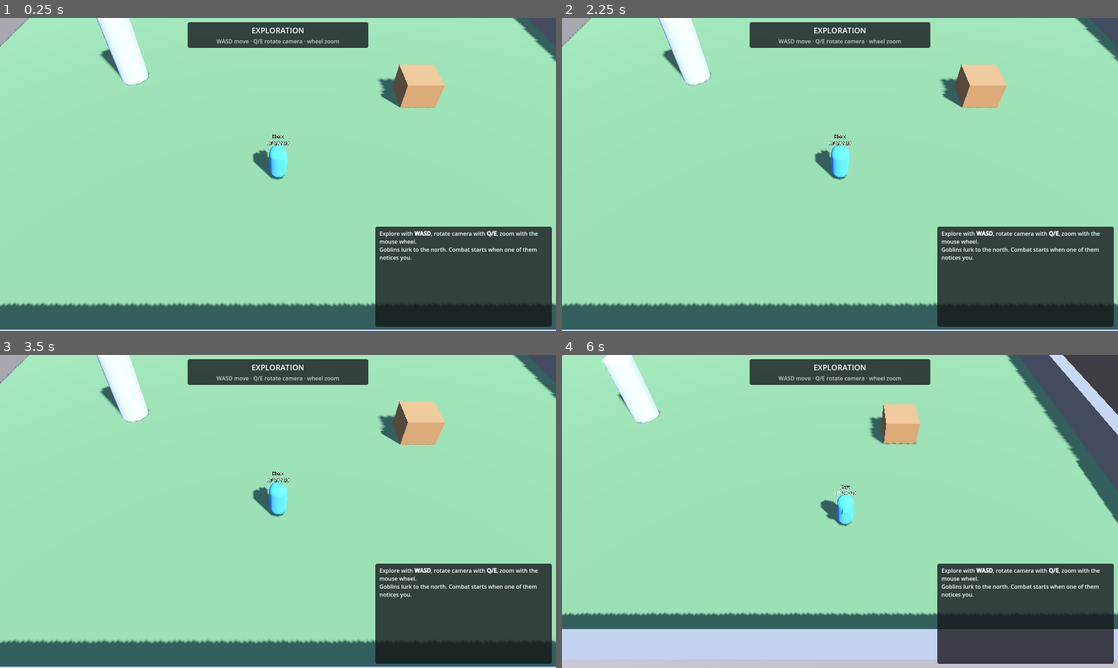
Above: before the commit, frames 1-4 (two rows, left to right).
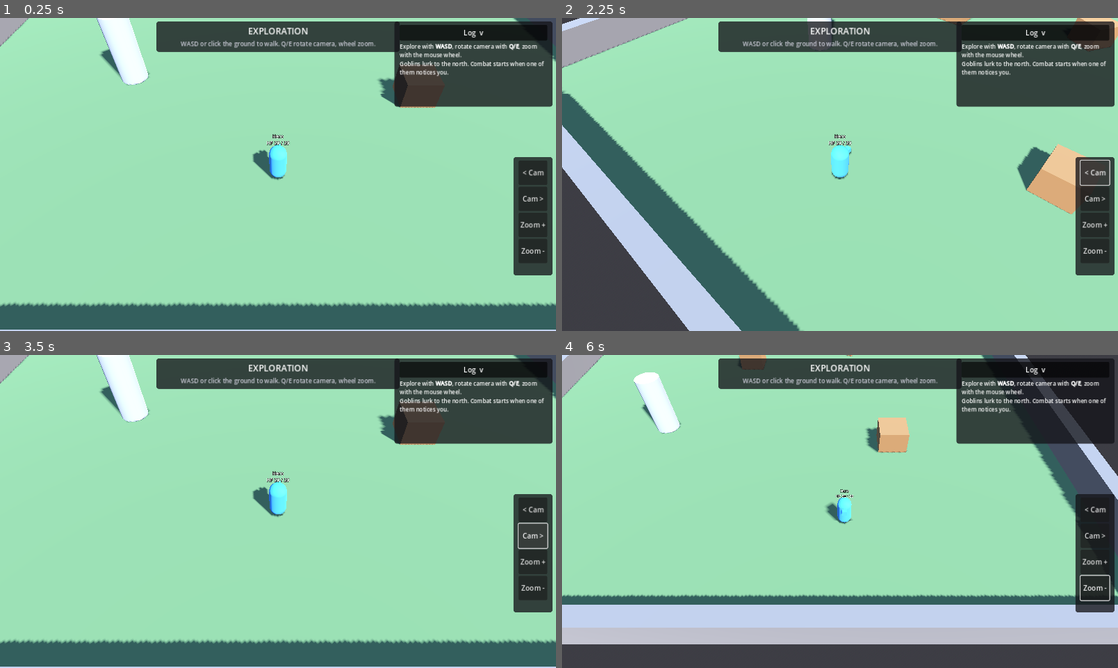
Above: after the commit, the same moments.

Repository: Wuerfelduell/Dnd
Game: Godot game, scene res://scenes/main.tscn
Same seed, same stepped clock (60 frames per second), same inputs: the game is played once before the commit and once after it.
Inputs (mouse positions are in pixels of both pictures, inside the frame that each line leads up to):
- Up to frame 1 (0.25 s): no input
- Up to frame 2 (2.25 s): click (1034, 33) at 0.5 s, where only the run after the commit has a clickable "Log v"; click (1034, 33) at 1.25 s, where only the run after the commit has a clickable "Log >"; click (1095, 171) at 2 s, where only the run after the commit has a clickable "< Cam"
- Up to frame 3 (3.5 s): click (533, 536) at 2.75 s, where only the run after the commit has a clickable "Cam >"
- Up to frame 4 (6 s): click (1095, 561) at 3.5 s, where only the run after the commit has a clickable "Zoom +"; click (1095, 586) at 4.25 s, where only the run after the commit has a clickable "Zoom -"; tap Enter at 5 s; move the mouse to (962, 495) at 5.02 s; hold D (move_right) 5.03-5.78 s; hold Mouse wheel up (camera_zoom_in) 5.03-5.78 s; click (962, 495) at 5.17 s; tap Mouse wheel down (camera_zoom_out) at 5.3, 5.85 s; move the mouse to (728, 527) at 5.77 s; hold S (move_back) from 5.78 s (still down)

The runs differ from the first frame. In frame 1, 21% of the frame differs, in the area x 28-100%, y 1-99%; in frame 2, 45%, in the area x 0-100%, y 0-100%; in frame 3, 21%; in frame 4, 41%.

Commit message:
Add touch controls for playing on a phone
Tap the ground to walk in exploration (navmesh path), on-screen camera
rotate/zoom buttons, restart button on game over, collapsible dice log,
finger-sized action buttons on a 1280x720 canvas that scales to any
screen, landscape orientation and the compatibility renderer on mobile.
Replace symbols missing from Godot's default font with ASCII. Share the
screen raycast between exploration and combat input; extend the autoplay
test with a tap-to-move check.

Co-Authored-By: Claude Fable 5.1 <noreply@anthropic.com>
Claude-Session: https://claude.ai/code/session_01KVzWpT15EJFcrCbiH86Dzm

Diff:
--- a/project.godot
+++ b/project.godot
@@ -23,8 +23,16 @@
 
 [display]
 
-window/size/viewport_width=1600
-window/size/viewport_height=900
+window/size/viewport_width=1280
+window/size/viewport_height=720
+window/stretch/mode="canvas_items"
+window/stretch/aspect="expand"
+window/handheld/orientation=4
+
+[input_devices]
+
+pointing/emulate_touch_from_mouse=false
+pointing/emulate_mouse_from_touch=true
 
 [layer_names]
 
@@ -38,3 +46,5 @@
 [rendering]
 
 renderer/rendering_method="forward_plus"
+renderer/rendering_method.mobile="gl_compatibility"
+textures/vram_compression/import_etc2_astc=true
--- a/scenes/ui/combat_hud.tscn
+++ b/scenes/ui/combat_hud.tscn
@@ -20,10 +20,10 @@
 anchors_preset = 5
 anchor_left = 0.5
 anchor_right = 0.5
-offset_left = -260.0
-offset_top = 12.0
-offset_right = 260.0
-offset_bottom = 70.0
+offset_left = -280.0
+offset_top = 8.0
+offset_right = 280.0
+offset_bottom = 66.0
 grow_horizontal = 2
 theme_override_styles/panel = SubResource("StyleBoxFlat_panel")
 
@@ -33,7 +33,7 @@
 [node name="ModeLabel" type="Label" parent="TopPanel/VBox"]
 unique_name_in_owner = true
 layout_mode = 2
-theme_override_font_sizes/font_size = 22
+theme_override_font_sizes/font_size = 20
 text = "EXPLORATION"
 horizontal_alignment = 1
 
@@ -41,24 +41,95 @@
 unique_name_in_owner = true
 layout_mode = 2
 theme_override_colors/font_color = Color(0.8, 0.8, 0.85, 1)
-text = "WASD move"
+theme_override_font_sizes/font_size = 14
+text = "Tap the ground to walk there."
 horizontal_alignment = 1
 
 [node name="InitiativePanel" type="PanelContainer" parent="."]
 unique_name_in_owner = true
-anchors_preset = 4
+anchors_preset = 0
+offset_left = 8.0
+offset_top = 80.0
+offset_right = 268.0
+offset_bottom = 200.0
+theme_override_styles/panel = SubResource("StyleBoxFlat_panel")
+
+[node name="InitiativeList" type="VBoxContainer" parent="InitiativePanel"]
+unique_name_in_owner = true
+layout_mode = 2
+
+[node name="LogPanel" type="PanelContainer" parent="."]
+anchors_preset = 1
+anchor_left = 1.0
+anchor_right = 1.0
+offset_left = -372.0
+offset_top = 8.0
+offset_right = -8.0
+offset_bottom = 200.0
+grow_horizontal = 0
+theme_override_styles/panel = SubResource("StyleBoxFlat_panel")
+
+[node name="VBox" type="VBoxContainer" parent="LogPanel"]
+layout_mode = 2
+
+[node name="LogToggle" type="Button" parent="LogPanel/VBox"]
+unique_name_in_owner = true
+custom_minimum_size = Vector2(0, 36)
+layout_mode = 2
+toggle_mode = true
+button_pressed = true
+text = "Log  v"
+
+[node name="LogText" type="RichTextLabel" parent="LogPanel/VBox"]
+unique_name_in_owner = true
+custom_minimum_size = Vector2(0, 140)
+layout_mode = 2
+size_flags_vertical = 3
+theme_override_font_sizes/normal_font_size = 13
+theme_override_font_sizes/bold_font_size = 13
+bbcode_enabled = true
+scroll_following = true
+
+[node name="CameraPanel" type="PanelContainer" parent="."]
+anchors_preset = 6
+anchor_left = 1.0
 anchor_top = 0.5
+anchor_right = 1.0
 anchor_bottom = 0.5
-offset_left = 12.0
-offset_top = -120.0
-offset_right = 300.0
-offset_bottom = 120.0
+offset_left = -96.0
+offset_top = -40.0
+offset_right = -8.0
+offset_bottom = 232.0
+grow_horizontal = 0
 grow_vertical = 2
 theme_override_styles/panel = SubResource("StyleBoxFlat_panel")
 
-[node name="InitiativeList" type="VBoxContainer" parent="InitiativePanel"]
-unique_name_in_owner = true
-layout_mode = 2
+[node name="VBox" type="VBoxContainer" parent="CameraPanel"]
+layout_mode = 2
+
+[node name="RotateLeftButton" type="Button" parent="CameraPanel/VBox"]
+unique_name_in_owner = true
+custom_minimum_size = Vector2(64, 56)
+layout_mode = 2
+text = "< Cam"
+
+[node name="RotateRightButton" type="Button" parent="CameraPanel/VBox"]
+unique_name_in_owner = true
+custom_minimum_size = Vector2(64, 56)
+layout_mode = 2
+text = "Cam >"
+
+[node name="ZoomInButton" type="Button" parent="CameraPanel/VBox"]
+unique_name_in_owner = true
+custom_minimum_size = Vector2(64, 56)
+layout_mode = 2
+text = "Zoom +"
+
+[node name="ZoomOutButton" type="Button" parent="CameraPanel/VBox"]
+unique_name_in_owner = true
+custom_minimum_size = Vector2(64, 56)
+layout_mode = 2
+text = "Zoom -"
 
 [node name="ActionPanel" type="PanelContainer" parent="."]
 unique_name_in_owner = true
@@ -67,10 +138,10 @@
 anchor_top = 1.0
 anchor_right = 0.5
 anchor_bottom = 1.0
-offset_left = -420.0
-offset_top = -110.0
-offset_right = 420.0
-offset_bottom = -12.0
+offset_left = -470.0
+offset_top = -118.0
+offset_right = 470.0
+offset_bottom = -8.0
 grow_horizontal = 2
 grow_vertical = 0
 theme_override_styles/panel = SubResource("StyleBoxFlat_panel")
@@ -81,7 +152,7 @@
 [node name="ResourcesLabel" type="Label" parent="ActionPanel/VBox"]
 unique_name_in_owner = true
 layout_mode = 2
-text = "Action: ✔   Bonus: ✔   Movement: 9.0 m"
+text = "Action: ready   Bonus: ready   Movement: 9.0 m"
 horizontal_alignment = 1
 
 [node name="ActionBar" type="HBoxContainer" parent="ActionPanel/VBox"]
@@ -91,30 +162,9 @@
 
 [node name="EndTurnButton" type="Button" parent="ActionPanel/VBox/ActionBar"]
 unique_name_in_owner = true
-custom_minimum_size = Vector2(150, 44)
-layout_mode = 2
-text = "End Turn
-[Space]"
-
-[node name="LogPanel" type="PanelContainer" parent="."]
-anchors_preset = 3
-anchor_left = 1.0
-anchor_top = 1.0
-anchor_right = 1.0
-anchor_bottom = 1.0
-offset_left = -520.0
-offset_top = -300.0
-offset_right = -12.0
-offset_bottom = -12.0
-grow_horizontal = 0
-grow_vertical = 0
-theme_override_styles/panel = SubResource("StyleBoxFlat_panel")
-
-[node name="LogText" type="RichTextLabel" parent="LogPanel"]
-unique_name_in_owner = true
-layout_mode = 2
-bbcode_enabled = true
-scroll_following = true
+custom_minimum_size = Vector2(150, 60)
+layout_mode = 2
+text = "End Turn"
 
 [node name="GameOverPanel" type="PanelContainer" parent="."]
 unique_name_in_owner = true
@@ -124,20 +174,28 @@
 anchor_top = 0.5
 anchor_right = 0.5
 anchor_bottom = 0.5
-offset_left = -220.0
-offset_top = -70.0
-offset_right = 220.0
-offset_bottom = 70.0
+offset_left = -200.0
+offset_top = -90.0
+offset_right = 200.0
+offset_bottom = 90.0
 grow_horizontal = 2
 grow_vertical = 2
 theme_override_styles/panel = SubResource("StyleBoxFlat_panel")
 
-[node name="GameOverLabel" type="Label" parent="GameOverPanel"]
+[node name="VBox" type="VBoxContainer" parent="GameOverPanel"]
+layout_mode = 2
+alignment = 1
+
+[node name="GameOverLabel" type="Label" parent="GameOverPanel/VBox"]
 unique_name_in_owner = true
 layout_mode = 2
 theme_override_colors/font_color = Color(1, 0.4, 0.35, 1)
 theme_override_font_sizes/font_size = 28
-text = "You have fallen.
-Press R to restart."
-horizontal_alignment = 1
-vertical_alignment = 1
+text = "You have fallen."
+horizontal_alignment = 1
+
+[node name="RestartButton" type="Button" parent="GameOverPanel/VBox"]
+unique_name_in_owner = true
+custom_minimum_size = Vector2(0, 60)
+layout_mode = 2
+text = "Restart"
--- a/scripts/actors/player_controller.gd
+++ b/scripts/actors/player_controller.gd
@@ -1,7 +1,8 @@
-## Direct (WASD) control of the player's actor during exploration.
+## Control of the player's actor during exploration.
 ##
-## Disabled automatically in combat; combat movement is turn-based and handled
-## by [PlayerCombatInput] + [CombatManager].
+## Two ways to move: WASD (camera relative) or tap/click on the ground, which
+## walks there along the navigation mesh (touch friendly). Disabled in combat;
+## combat movement is turn-based and handled by [PlayerCombatInput] + [CombatManager].
 class_name PlayerController
 extends Node
 
@@ -10,25 +11,59 @@
 ## Tests can steer the character without real input events.
 var debug_direction: Vector3 = Vector3.ZERO
 
+var _pending_tap: bool = false
+var _pending_tap_position: Vector2 = Vector2.ZERO
+
 @onready var actor: Actor = get_parent()
 
 
 func _ready() -> void:
 	actor.add_to_group("player")
+	actor.move_speed = walk_speed
+
+
+func _unhandled_input(event: InputEvent) -> void:
+	if not GameState.is_exploring() or actor.is_down:
+		return
+	if event.is_action_pressed("select"):
+		_pending_tap = true
+		_pending_tap_position = event.position
+		get_viewport().set_input_as_handled()
 
 
 func _physics_process(_delta: float) -> void:
-	if not GameState.is_exploring() or actor.is_down or actor.is_moving():
+	if not GameState.is_exploring() or actor.is_down:
+		_pending_tap = false
 		return
+	if _pending_tap:
+		_pending_tap = false
+		_walk_to_tap()
 	var dir := _input_direction()
 	if dir.length_squared() > 0.0001:
+		# Direct input overrides a running tap-to-move.
+		actor.stop_moving()
 		actor.velocity = dir.normalized() * walk_speed
 		actor.face_direction(dir)
-	else:
+		actor.velocity.y = 0.0
+		actor.move_and_slide()
+		actor.global_position.y = 0.0
+	elif not actor.is_moving():
 		actor.velocity = Vector3.ZERO
-	actor.velocity.y = 0.0
-	actor.move_and_slide()
-	actor.global_position.y = 0.0
+
+
+func _walk_to_tap() -> void:
+	var camera := get_viewport().get_camera_3d()
+	var hit := ScreenRaycast.pick(camera, _pending_tap_position)
+	if hit.is_empty():
+		return
+	var destination: Vector3 = hit["position"]
+	var clicked: Actor = hit.get("actor")
+	if clicked != null:
+		# Tapping an enemy walks towards it; the encounter starts on its own.
+		destination = clicked.global_position
+	var path := CombatMovement.find_path(actor.get_world_3d().navigation_map, actor.global_position, destination)
+	actor.stop_moving()
+	actor.move_along_path(path, INF)
 
 
 func _input_direction() -> Vector3:
--- a/scripts/combat/actions/attack_action.gd
+++ b/scripts/combat/actions/attack_action.gd
@@ -25,7 +25,7 @@
 func execute(actor: Actor, target: Actor) -> void:
 	actor.face_actor(target)
 	var result := AttackResolver.resolve(actor, weapon, target)
-	var line := "[b]%s[/b] attacks [b]%s[/b] with %s: %s vs AC %d → [b]%s[/b]" % [
+	var line := "[b]%s[/b] attacks [b]%s[/b] with %s: %s vs AC %d = [b]%s[/b]" % [
 		actor.display_name(), target.display_name(), weapon.display_name,
 		result.attack_roll.describe(), result.target_ac, result.outcome_text()]
 	if result.hit:
--- a/scripts/combat/actions/second_wind_action.gd
+++ b/scripts/combat/actions/second_wind_action.gd
@@ -28,7 +28,7 @@
 	actor.combat_flags[FLAG] = true
 	var roll := Dice.parse(HEAL_DICE, HEAL_BONUS)
 	var healed := actor.heal(roll.total())
-	EventBus.log("[b]%s[/b] uses Second Wind: %s → heals %d HP." % [actor.display_name(), roll.describe(), healed])
+	EventBus.log("[b]%s[/b] uses Second Wind: %s, heals %d HP." % [actor.display_name(), roll.describe(), healed])
 	EventBus.heal_applied.emit(actor, healed, roll)
 	await GameState.wait(0.6)
 
--- a/scripts/combat/combat_manager.gd
+++ b/scripts/combat/combat_manager.gd
@@ -36,7 +36,7 @@
 			a.combat_flags.clear()
 			a.stop_moving()
 	GameState.set_state(GameState.State.COMBAT)
-	EventBus.log("[color=yellow][b]⚔ Combat begins![/b][/color]")
+	EventBus.log("[color=yellow][b]Combat begins![/b][/color]")
 	initiative.roll_for(participants)
 	for e in initiative.entries:
 		EventBus.log("Initiative %s: %s" % [e.actor.display_name(), e.roll.describe()])
--- a/scripts/combat/player_combat_input.gd
+++ b/scripts/combat/player_combat_input.gd
@@ -5,8 +5,6 @@
 
 signal selected_action_changed(action: CombatAction)
 signal hovered_actor_changed(actor: Actor)
-
-const RAY_LENGTH := 500.0
 
 @export var combat: CombatManager
 @export var camera: Camera3D
@@ -71,14 +69,14 @@
 		_set_hovered(null)
 		return
 	# Hover highlight
-	var hover_hit := _raycast(_mouse_position)
+	var hover_hit := ScreenRaycast.pick(camera, _mouse_position)
 	var hover_actor: Actor = hover_hit.get("actor")
 	_set_hovered(hover_actor if hover_actor != null and hover_actor.is_alive() and hover_actor.is_hostile_to(combat.active_actor) else null)
 
 	if not _pending_click:
 		return
 	_pending_click = false
-	var hit := _raycast(_pending_click_position)
+	var hit := ScreenRaycast.pick(camera, _pending_click_position)
 	if OS.is_stdout_verbose():
 		print("[input] click raycast: ", hit)
 	if hit.is_empty():
@@ -113,23 +111,6 @@
 	return null
 
 
-func _raycast(screen_position: Vector2) -> Dictionary:
-	var from := camera.project_ray_origin(screen_position)
-	var dir := camera.project_ray_normal(screen_position)
-	var query := PhysicsRayQueryParameters3D.create(from, from + dir * RAY_LENGTH)
-	query.collision_mask = 3
-	query.collide_with_bodies = true
-	var space := get_viewport().world_3d.direct_space_state
-	var result := space.intersect_ray(query)
-	if result.is_empty():
-		return {}
-	var collider: Object = result.get("collider")
-	var out := {"position": result["position"], "actor": null}
-	if collider is Actor:
-		out["actor"] = collider
-	return out
-
-
 func _set_hovered(actor: Actor) -> void:
 	if actor == hovered_actor:
 		return
--- a/scripts/core/dice_result.gd
+++ b/scripts/core/dice_result.gd
@@ -40,12 +40,12 @@
 	return s
 
 
-## e.g. "1d20+5 → [14] + 5 = 19"
+## e.g. "1d20+5: [14] + 5 = 19"
 func describe() -> String:
 	var parts := PackedStringArray()
 	for r in rolls:
 		parts.append(str(r))
-	var s := "%s → [%s]" % [notation(), ", ".join(parts)]
+	var s := "%s: [%s]" % [notation(), ", ".join(parts)]
 	if modifier > 0:
 		s += " + %d" % modifier
 	elif modifier < 0:
--- /dev/null
+++ b/scripts/core/screen_raycast.gd
@@ -0,0 +1,40 @@
+## Picks what is under a screen position (ground point or an [Actor]).
+##
+## Must be called from a physics callback (needs the direct space state).
+class_name ScreenRaycast
+extends RefCounted
+
+const RAY_LENGTH := 500.0
+
+
+## Returns {} when nothing was hit, otherwise {"position": Vector3, "actor": Actor|null}.
+static func pick(camera: Camera3D, screen_position: Vector2) -> Dictionary:
+	if camera == null:
+		return {}
+	var from := camera.project_ray_origin(screen_position)
+	var dir := camera.project_ray_normal(screen_position)
+	var query := PhysicsRayQueryParameters3D.create(from, from + dir * RAY_LENGTH)
+	query.collision_mask = 3
+	query.collide_with_bodies = true
+	var space := camera.get_world_3d().direct_space_state
+	var result := space.intersect_ray(query)
+	if result.is_empty():
+		return {}
+	var out := {"position": result["position"], "actor": null}
+	var collider: Object = result.get("collider")
+	if collider is Actor:
+		out["actor"] = collider
+	return out
+
+
+## True when the position is covered by a visible, mouse-blocking Control.
+static func is_over_gui(viewport: Viewport, screen_position: Vector2) -> bool:
+	var control := viewport.gui_get_hovered_control()
+	if control == null:
+		return false
+	return control.is_visible_in_tree() and control.mouse_filter != Control.MOUSE_FILTER_IGNORE \
+		and control.get_global_rect().has_point(screen_position)
+
+
+static func has_touchscreen() -> bool:
+	return DisplayServer.is_touchscreen_available()
--- a/scripts/ui/combat_hud.gd
+++ b/scripts/ui/combat_hud.gd
@@ -1,16 +1,23 @@
 ## Heads-up display: mode banner, initiative list, action bar, dice log,
-## floating combat text and the game-over overlay.
+## camera buttons (touch), floating combat text and the game-over overlay.
+##
+## Designed for a 1280x720 base resolution that is scaled to the screen, so
+## all buttons stay finger sized on a phone.
 class_name CombatHud
 extends CanvasLayer
+
+signal restart_requested
 
 const LOG_MAX_LINES := 200
 
 var combat: CombatManager
 var combat_input: PlayerCombatInput
 var player: Actor
+var camera_rig: CameraRig
 
 var _action_buttons: Dictionary = {}  # CombatAction -> Button
 var _log_lines: PackedStringArray = PackedStringArray()
+var _touch: bool = false
 
 @onready var mode_label: Label = %ModeLabel
 @onready var hint_label: Label = %HintLabel
@@ -20,15 +27,23 @@
 @onready var action_panel: PanelContainer = %ActionPanel
 @onready var resources_label: Label = %ResourcesLabel
 @onready var end_turn_button: Button = %EndTurnButton
+@onready var log_toggle: Button = %LogToggle
 @onready var log_text: RichTextLabel = %LogText
 @onready var game_over_panel: PanelContainer = %GameOverPanel
 @onready var game_over_label: Label = %GameOverLabel
-
-
-func setup(p_combat: CombatManager, p_input: PlayerCombatInput, p_player: Actor) -> void:
+@onready var restart_button: Button = %RestartButton
+@onready var rotate_left_button: Button = %RotateLeftButton
+@onready var rotate_right_button: Button = %RotateRightButton
+@onready var zoom_in_button: Button = %ZoomInButton
+@onready var zoom_out_button: Button = %ZoomOutButton
+
+
+func setup(p_combat: CombatManager, p_input: PlayerCombatInput, p_player: Actor, p_camera_rig: CameraRig) -> void:
 	combat = p_combat
 	combat_input = p_input
 	player = p_player
+	camera_rig = p_camera_rig
+	_touch = ScreenRaycast.has_touchscreen()
 
 	EventBus.log_message.connect(_on_log_message)
 	EventBus.attack_resolved.connect(_on_attack_resolved)
@@ -43,6 +58,13 @@
 	combat_input.selected_action_changed.connect(func(_a): _refresh_action_bar())
 
 	end_turn_button.pressed.connect(func(): combat.end_turn())
+	restart_button.pressed.connect(func(): restart_requested.emit())
+	rotate_left_button.pressed.connect(func(): camera_rig.rotate_by(45.0))
+	rotate_right_button.pressed.connect(func(): camera_rig.rotate_by(-45.0))
+	zoom_in_button.pressed.connect(func(): camera_rig.zoom_by(-3.0))
+	zoom_out_button.pressed.connect(func(): camera_rig.zoom_by(3.0))
+	log_toggle.toggled.connect(_on_log_toggled)
+	log_toggle.button_pressed = true
 	game_over_panel.visible = false
 	_refresh_all()
 
@@ -57,24 +79,28 @@
 	match GameState.state:
 		GameState.State.EXPLORATION:
 			mode_label.text = "EXPLORATION"
-			hint_label.text = "WASD move · Q/E rotate camera · wheel zoom"
+			if _touch:
+				hint_label.text = "Tap the ground to walk there. Camera buttons on the right."
+			else:
+				hint_label.text = "WASD or click the ground to walk. Q/E rotate camera, wheel zoom."
 			initiative_panel.visible = false
 			action_panel.visible = false
 		GameState.State.COMBAT:
-			var who := combat.active_actor.display_name() if combat.active_actor else "…"
-			mode_label.text = "COMBAT · Round %d · %s's turn" % [combat.initiative.round_number, who]
+			var who := combat.active_actor.display_name() if combat.active_actor else "..."
+			mode_label.text = "COMBAT - Round %d - %s's turn" % [combat.initiative.round_number, who]
 			if combat.is_player_turn():
+				var tap := "Tap" if _touch else "Click"
 				if combat_input.selected_action != null:
-					hint_label.text = "Click an enemy to use %s · right click / Esc to cancel" % combat_input.selected_action.display_name
+					hint_label.text = "%s an enemy to use %s. Tap the button again to cancel." % [tap, combat_input.selected_action.display_name]
 				else:
-					hint_label.text = "Click ground to move · click enemy to attack · Space = end turn"
+					hint_label.text = "%s the ground to move, %s an enemy to attack." % [tap, tap.to_lower()]
 			else:
-				hint_label.text = "Enemy is acting…"
+				hint_label.text = "Enemy is acting..."
 			initiative_panel.visible = true
 			action_panel.visible = true
 		GameState.State.GAME_OVER:
 			mode_label.text = "GAME OVER"
-			hint_label.text = "Press R to restart"
+			hint_label.text = "Tap Restart to try again." if _touch else "Press R or Restart to try again."
 			action_panel.visible = false
 
 
@@ -89,7 +115,7 @@
 	initiative_box.add_child(header)
 	for e in combat.initiative.entries:
 		var lbl := Label.new()
-		var marker := "▶ " if e.actor == combat.active_actor else "   "
+		var marker := "> " if e.actor == combat.active_actor else "   "
 		var hp := "DOWN" if not e.actor.is_alive() else "%d/%d HP" % [e.actor.current_hp, e.actor.max_hp()]
 		lbl.text = "%s%s (%d)  %s" % [marker, e.actor.display_name(), e.total, hp]
 		if not e.actor.is_alive():
@@ -114,7 +140,7 @@
 		_action_buttons.clear()
 		for action in actor.actions:
 			var btn := Button.new()
-			btn.custom_minimum_size = Vector2(150, 44)
+			btn.custom_minimum_size = Vector2(150, 60)
 			btn.toggle_mode = action.requires_target
 			btn.pressed.connect(func(): combat_input.use_action(action))
 			action_bar.add_child(btn)
@@ -134,10 +160,15 @@
 	end_turn_button.disabled = not interactive
 	var ts := actor.turn_state
 	resources_label.text = "Action: %s   Bonus: %s   Movement: %.1f m" % [
-		"✔" if ts.action_available else "✘",
-		"✔" if ts.bonus_action_available else "✘",
+		"ready" if ts.action_available else "used",
+		"ready" if ts.bonus_action_available else "used",
 		ts.movement_remaining]
 	_refresh_mode()
+
+
+func _on_log_toggled(open: bool) -> void:
+	log_text.visible = open
+	log_toggle.text = "Log  v" if open else "Log  >"
 
 
 func _on_log_message(text: String) -> void:
@@ -183,5 +214,5 @@
 	_action_buttons.clear()
 	if not victory:
 		game_over_panel.visible = true
-		game_over_label.text = "You have fallen.\nPress R to restart."
+		game_over_label.text = "You have fallen."
 	_refresh_all()
--- a/scripts/world/camera_rig.gd
+++ b/scripts/world/camera_rig.gd
@@ -1,7 +1,8 @@
 ## Third-person / isometric style follow camera.
 ##
-## Yaw rotates with Q/E, mouse wheel zooms, pitch is fixed. Follows a target
-## node (the player in exploration, the active actor in combat).
+## Yaw rotates with Q/E or the on-screen buttons, zoom with the mouse wheel or
+## the on-screen buttons, pitch is fixed. Follows a target node (the player in
+## exploration, the active actor in combat).
 class_name CameraRig
 extends Node3D
 
@@ -13,6 +14,7 @@
 @export var zoom_step: float = 1.5
 
 var _zoom: float = 16.0
+var _yaw_tween: Tween
 
 @onready var pitch: Node3D = $Pitch
 @onready var camera: Camera3D = $Pitch/Camera3D
@@ -39,11 +41,23 @@
 
 func _unhandled_input(event: InputEvent) -> void:
 	if event.is_action_pressed("camera_zoom_in"):
-		_zoom = maxf(zoom_min, _zoom - zoom_step)
-		_apply_zoom()
+		zoom_by(-zoom_step)
 	elif event.is_action_pressed("camera_zoom_out"):
-		_zoom = minf(zoom_max, _zoom + zoom_step)
-		_apply_zoom()
+		zoom_by(zoom_step)
+
+
+## Smoothly turns the camera by [param degrees] (used by the touch buttons).
+func rotate_by(degrees: float) -> void:
+	if _yaw_tween != null and _yaw_tween.is_valid():
+		_yaw_tween.kill()
+	_yaw_tween = create_tween()
+	_yaw_tween.tween_property(self, "rotation_degrees:y", rotation_degrees.y + degrees, 0.25) \
+		.set_ease(Tween.EASE_OUT).set_trans(Tween.TRANS_QUAD)
+
+
+func zoom_by(amount: float) -> void:
+	_zoom = clampf(_zoom + amount, zoom_min, zoom_max)
+	_apply_zoom()
 
 
 func _apply_zoom() -> void:
--- a/scripts/world/world.gd
+++ b/scripts/world/world.gd
@@ -23,7 +23,8 @@
 	_bake_navmesh()
 	camera_rig.set_follow_target(player)
 	combat_input.setup(combat, camera_rig.camera)
-	hud.setup(combat, combat_input, player)
+	hud.setup(combat, combat_input, player, camera_rig)
+	hud.restart_requested.connect(restart)
 
 	EventBus.enemy_spotted.connect(_on_enemy_spotted)
 	combat.turn_started.connect(_on_turn_started)
@@ -105,8 +106,13 @@
 	movement_indicator.scale = Vector3(radius, 1.0, radius)
 
 
+func restart() -> void:
+	if not GameState.is_game_over():
+		return
+	GameState.set_state(GameState.State.EXPLORATION)
+	get_tree().reload_current_scene()
+
+
 func _unhandled_input(event: InputEvent) -> void:
 	if event.is_action_pressed("restart"):
-		if GameState.is_game_over():
-			GameState.set_state(GameState.State.EXPLORATION)
-			get_tree().reload_current_scene()
+		restart()
--- a/tests/autoplay.gd
+++ b/tests/autoplay.gd
@@ -74,9 +74,21 @@
 	var nav_map := world.get_world_3d().navigation_map
 	expect(NavigationServer3D.map_get_regions(nav_map).size() > 0, "navmesh region registered")
 
-	# 1. Explore: walk north until an enemy notices us.
+	# 1a. Explore by tapping the ground (touch path): walk 3 m north.
 	var controller: PlayerController = player.get_node("PlayerController")
 	var start := player.global_position
+	world.hud.visible = false
+	_simulate_click(start + Vector3(0, 0, -3.0))
+	var tap_frames := 0
+	while tap_frames < 300 and (tap_frames < 5 or player.is_moving()):
+		await get_tree().physics_frame
+		tap_frames += 1
+	world.hud.visible = true
+	expect(player.global_position.distance_to(start) > 2.0, "tap on ground walked the player (%.2f m)" % player.global_position.distance_to(start))
+	expect(not player.is_moving(), "tap-to-move stops at the destination")
+	print("[autoplay] tap-to-move ok: %s" % player.global_position)
+
+	# 1b. Explore: walk north until an enemy notices us.
 	controller.debug_direction = Vector3.FORWARD
 	var frames := 0
 	while GameState.is_exploring() and frames < 2000 and not _failed:
@@ -198,10 +210,10 @@
 	press.pressed = true
 	press.position = screen
 	press.global_position = screen
-	get_viewport().push_input(press)
+	get_viewport().push_input(press, true)
 	var release := press.duplicate()
 	release.pressed = false
-	get_viewport().push_input(release)
+	get_viewport().push_input(release, true)
 
 
 func _simulate_key(action: String) -> void:
@@ -209,10 +221,10 @@
 	expect(events.size() > 0, "action %s has a binding" % action)
 	var press: InputEventKey = events[0].duplicate()
 	press.pressed = true
-	get_viewport().push_input(press)
+	get_viewport().push_input(press, true)
 	var release: InputEventKey = press.duplicate()
 	release.pressed = false
-	get_viewport().push_input(release)
+	get_viewport().push_input(release, true)
 
 
 func _wait_until_idle() -> void:
--- a/tests/unit_tests.gd
+++ b/tests/unit_tests.gd
@@ -39,7 +39,7 @@
 	check(neg.count == 1 and neg.sides == 4 and neg.modifier == 1, "parse d4-1 with extra +2")
 	var d := Dice.parse("1d8", 3)
 	check(d.notation() == "1d8+3", "notation: " + d.notation())
-	check(d.describe().begins_with("1d8+3 → ["), "describe: " + d.describe())
+	check(d.describe().begins_with("1d8+3: ["), "describe: " + d.describe())
 	# Deterministic with seed
 	Dice.seed_rng(7)
 	var a := Dice.roll(3, 6).rolls
